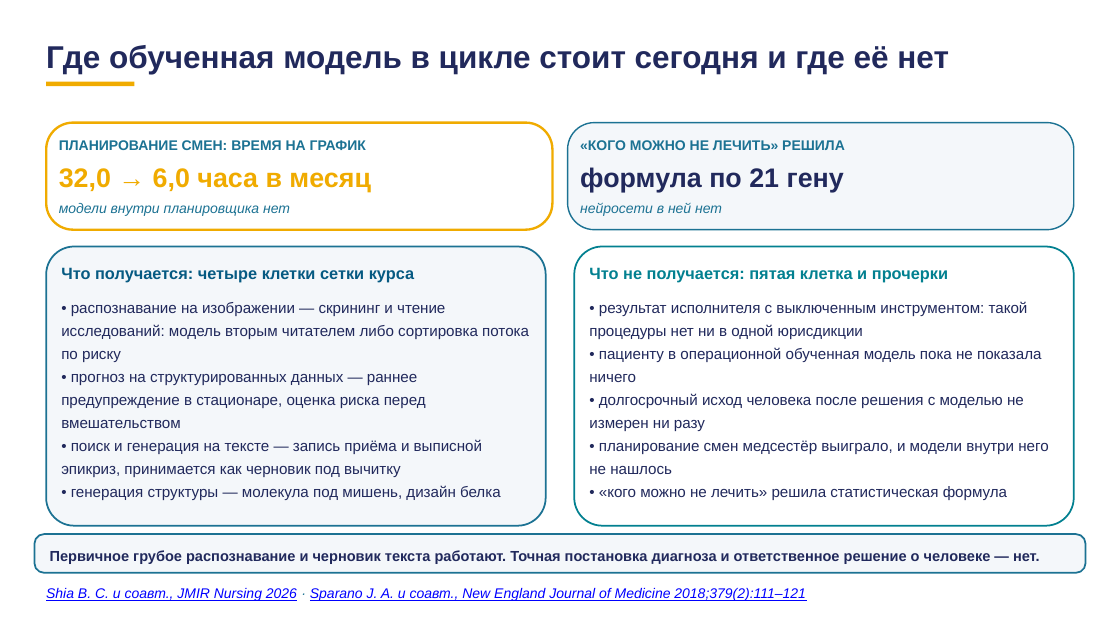
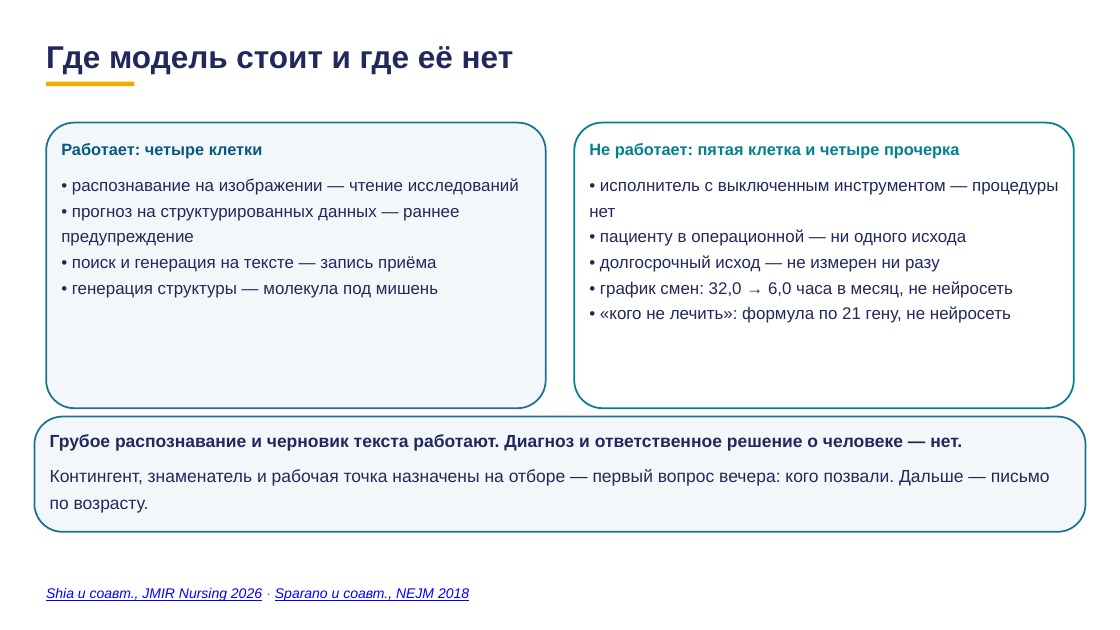
Before and after one commit to tellina-study/AI-usage-lessons, a slide deck: slide 4 of library/lectures/lec-07/rework/deck/lec-07-karkas.pptx. Drawn at 1120x630 pixels with LibreOffice and Linux fonts; fonts in the diff are those of the drawing. Boxes give left, top, right and bottom in pixels: in the first picture for what was removed or moved away, otherwise in the second. Text is boxed around its words. In the diff, an @@ line names an element or a change of style, - is before the commit and + after.

```diff
--- a/library/lectures/lec-07/rework/deck/lec-07-karkas.pptx
+++ b/library/lectures/lec-07/rework/deck/lec-07-karkas.pptx
@@ text at <box>46,46,514,74</box>: text changed @@
-Где обученная модель в цикле стоит сегодня и где её нет
+Где модель стоит и где её нет
@@ rounded rectangle: place and size @@
-rounded rectangle at <box>46,246,546,525</box>
+rounded rectangle at <box>46,123,546,408</box>
@@ rounded rectangle removed at <box>46,123,553,229</box> @@
@@ text removed at <box>59,140,366,150</box> @@
-ПЛАНИРОВАНИЕ СМЕН: ВРЕМЯ НА ГРАФИК
@@ text added at <box>61,143,263,159</box>, 14 pt, text #065A82, bold @@
+Работает: четыре клетки
@@ rounded rectangle removed at <box>568,123,1075,229</box> @@
@@ proportions changed in 3 elements at <box>34,417,1086,532</box>, <box>46,123,546,408</box>, <box>575,123,1075,408</box> @@
@@ rounded rectangle: place and size @@
-rounded rectangle at <box>575,246,1075,525</box>
+rounded rectangle at <box>575,123,1075,408</box>
@@ text removed at <box>580,140,845,150</box> @@
-«КОГО МОЖНО НЕ ЛЕЧИТЬ» РЕШИЛА
@@ text at <box>589,143,959,159</box>: text changed @@
-Что не получается: пятая клетка и прочерки
+Не работает: пятая клетка и четыре прочерка
@@ text removed at <box>59,168,370,193</box> @@
-32,0 → 6,0 часа в месяц
@@ text at <box>61,178,519,298</box>: text changed; size 13 to 14.5 pt @@
-• распознавание на изображении — скрининг и чтение исследований: модель вторым читателем либо сортировка потока по риску
-• прогноз на структурированных данных — раннее предупреждение в стационаре, оценка риска перед вмешательством
-• поиск и генерация на тексте — запись приёма и выписной эпикриз, принимается как черновик под вычитку
-• генерация структуры — молекула под мишень, дизайн белка
+• распознавание на изображении — чтение исследований
+• прогноз на структурированных данных — раннее предупреждение
+• поиск и генерация на тексте — запись приёма
+• генерация структуры — молекула под мишень
@@ text removed at <box>580,167,844,193</box> @@
-формула по 21 гену
@@ text removed at <box>59,203,290,216</box> @@
-модели внутри планировщика нет
@@ text removed at <box>580,203,722,216</box> @@
-нейросети в ней нет
@@ text added at <box>589,182,1058,323</box>, 14.5 pt, text #21295C @@
+• исполнитель с выключенным инструментом — процедуры нет
+• пациенту в операционной — ни одного исхода
+• долгосрочный исход — не измерен ни разу
+• график смен: 32,0 → 6,0 часа в месяц, не нейросеть
+• «кого не лечить»: формула по 21 гену, не нейросеть
@@ text removed at <box>61,267,414,283</box> @@
-Что получается: четыре клетки сетки курса
@@ text removed at <box>589,301,1048,500</box> @@
-• результат исполнителя с выключенным инструментом: такой процедуры нет ни в одной юрисдикции
-• пациенту в операционной обученная модель пока не показала ничего
-• долгосрочный исход человека после решения с моделью не измерен ни разу
-• планирование смен медсестёр выиграло, и модели внутри него не нашлось
-• «кого можно не лечить» решила статистическая формула
@@ rounded rectangle: place and size @@
-rounded rectangle at <box>34,534,1086,573</box>
+rounded rectangle at <box>34,417,1086,532</box>
@@ text at <box>50,434,1050,513</box>: text changed; size 12.5 to 15 pt; bold off @@
-Первичное грубое распознавание и черновик текста работают. Точная постановка диагноза и ответственное решение о человеке — нет.
+Грубое распознавание и черновик текста работают. Диагноз и ответственное решение о человеке — нет.
+Контингент, знаменатель и рабочая точка назначены на отборе — первый вопрос вечера: кого позвали. Дальше — письмо по возрасту.
@@ text at <box>46,588,469,601</box>: text changed @@
-Shia B. C. и соавт., JMIR Nursing 2026 · Sparano J. A. и соавт., New England Journal of Medicine 2018;379(2):111–121
+Shia и соавт., JMIR Nursing 2026 · Sparano и соавт., NEJM 2018
```
Also in this commit, not shown: 77 other slides changed, 23 slides added, 24 slides removed, 1 other file.
